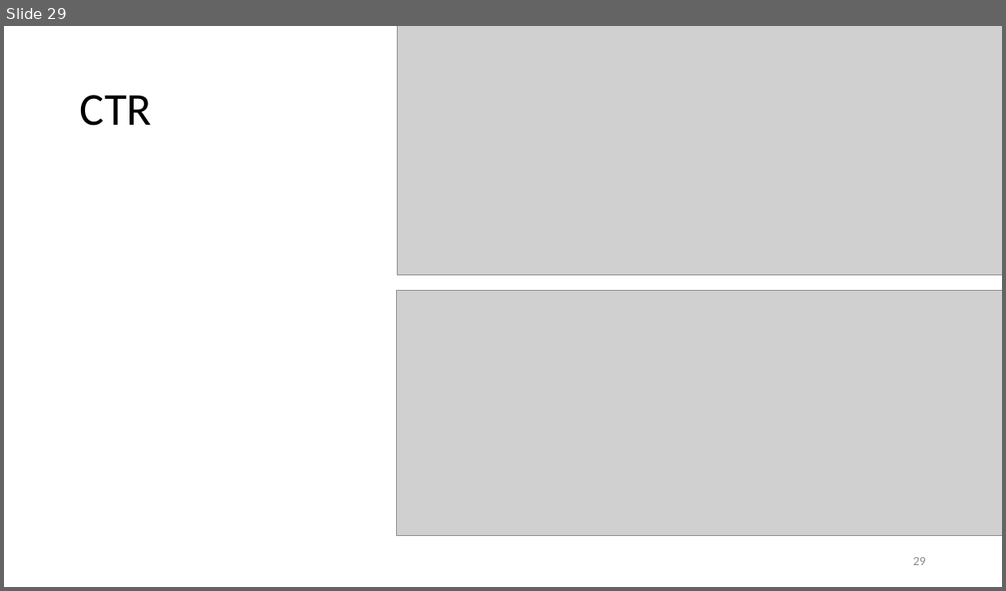
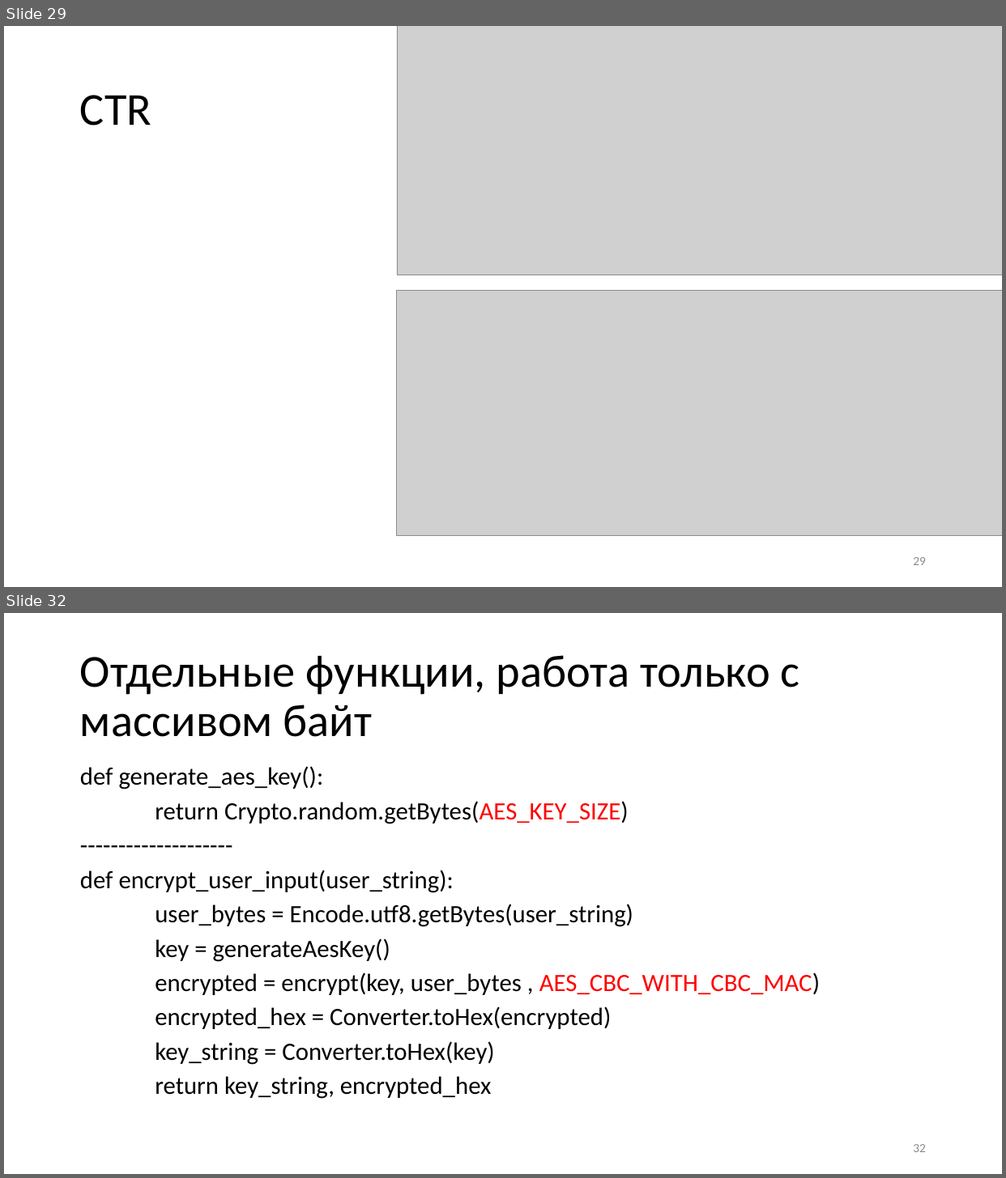
Before and after one commit to GeorgyFirsov-s-forks/CryptoLectures, a slide deck: Lectures/BlockCiphersLite.pptx. Shown one above the other, each under a label of ours: slide 29 before the commit, slides 29 and 32 after it; the slides between them are not shown. The pictures are 1006x591 and 1006x1178 pixels, drawn with LibreOffice and Linux fonts; fonts in the diff are those of the drawing; grey boxes stand for pictures. Boxes give left, top, right and bottom in pixels: in the first picture for what was removed or moved away, otherwise in the second. Text is boxed around its words. In the diff, an @@ line names an element or a change of style, - is before the commit and + after.

```diff
--- a/Lectures/BlockCiphersLite.pptx
+++ b/Lectures/BlockCiphersLite.pptx
@@ slide 32 added at (4,613,1002,1174), background #FFFFFF @@
@@ title added at (80,655,800,737), 44 pt, text #000000 @@
+Отдельные функции, работа только с массивом байт
@@ text added at (80,766,820,1099), 24.1 pt, text #000000 @@
+def generate_aes_key():
+return Crypto.random.getBytes(AES_KEY_SIZE)
+--------------------
+def encrypt_user_input(user_string):
+user_bytes = Encode.utf8.getBytes(user_string)
+key = generateAesKey()
+encrypted = encrypt(key, user_bytes , AES_CBC_WITH_CBC_MAC)
+encrypted_hex = Converter.toHex(encrypted)
+key_string = Converter.toHex(key)
+return key_string, encrypted_hex
@@ page number added at (913,1144,926,1152), 12 pt, text #8C8C8C @@
+32
```
Also in this commit, not shown: 2 slides changed, 2 other slides added, 1 other file.
